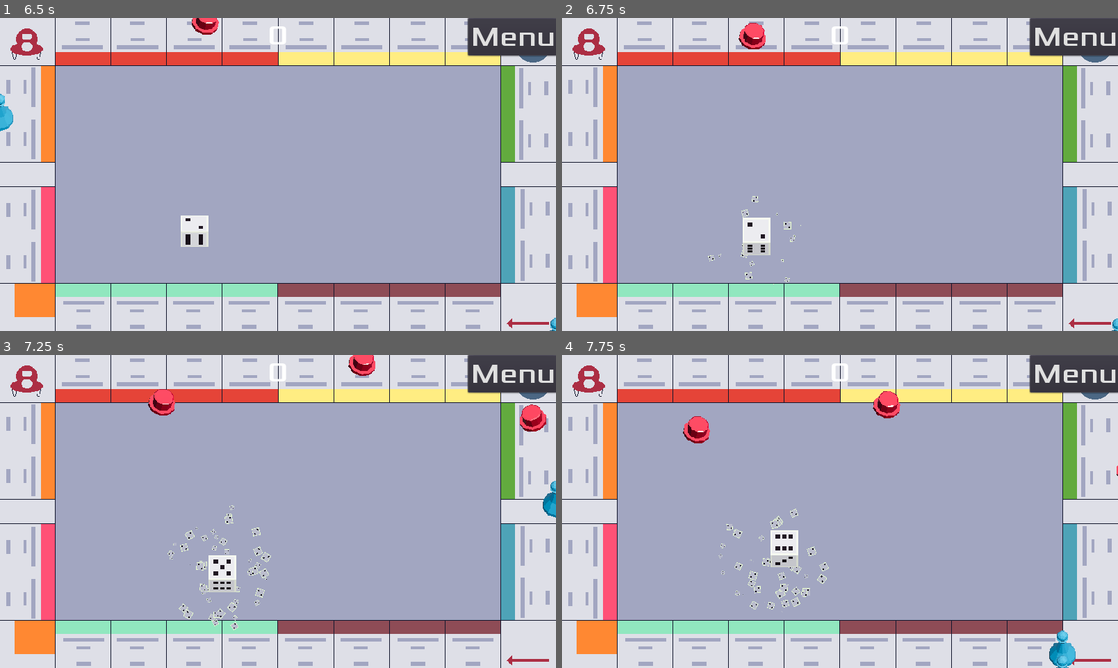
Above: before the commit, frames 1-4 (two rows, left to right).
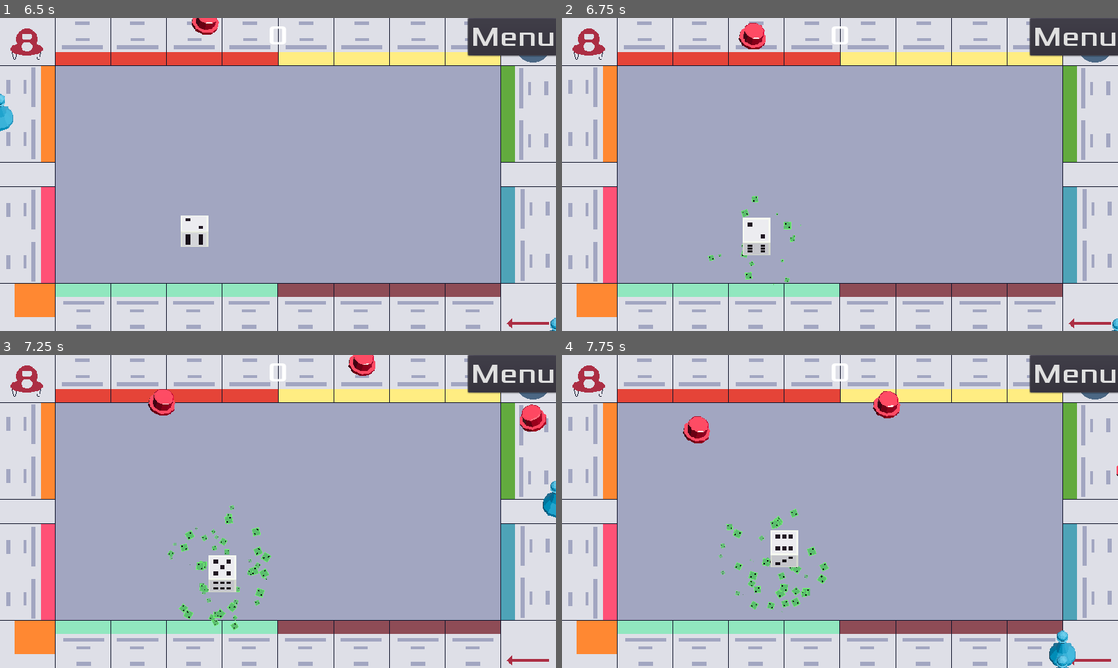
Above: after the commit, the same moments.

Repository: sialiss/GMTK-gamejam2022
Game: Godot game, scene res://scenes/Menu/Menu.tscn
Same seed, same stepped clock (60 frames per second), same inputs: the game is played once before the commit and once after it. Sound files missing from this copy of the repository are replaced by a short silence.
Inputs:
- Up to frame 1 (6.5 s): click "Start" at 0.5 s; tap Enter at 1.25, 4.25 s; hold Up (move_up) 1.28-2 s; click "Menu" at 2 s; tap Space at 2.75 s; hold Up (move_up) 2.78-3.5 s; click "Start" at 3.5 s; hold Left (move_left) 4.28-5.78 s; hold Down (move_down) from 5.78 s (still down)
- Up to frame 2 (6.75 s): release Down (move_down) at 6.53 s; hold Right (move_right) from 6.53 s (still down)
- Up to frame 3 (7.25 s): keep holding Right (move_right)
- Up to frame 4 (7.75 s): release Right (move_right) at 7.28 s; hold Up (move_up) from 7.28 s (still down)

Frame 1 is identical in both runs. In frame 2, 0.2% of the frame differs, in the area x 26-43%, y 56-86%; in frame 3, 0.8%, in the area x 30-49%, y 48-88%; in frame 4, 0.7%.

Commit message:
Tint healing particles green

Diff:
--- a/scenes/Player/Abilities/Healing/Healing.tscn
+++ b/scenes/Player/Abilities/Healing/Healing.tscn
@@ -41,6 +41,7 @@
 angle_random = 1.0
 scale = 0.83
 scale_curve = SubResource( 6 )
+color = Color( 0.494118, 1, 0.537255, 1 )
 color_ramp = SubResource( 4 )
 anim_offset = 0.33
 
@@ -58,10 +59,8 @@
 
 [node name="OneshotParticles" type="Particles2D" parent="."]
 material = SubResource( 2 )
-emitting = false
 amount = 80
 lifetime = 1.35
-one_shot = true
 explosiveness = 0.28
 local_coords = false
 process_material = SubResource( 7 )
